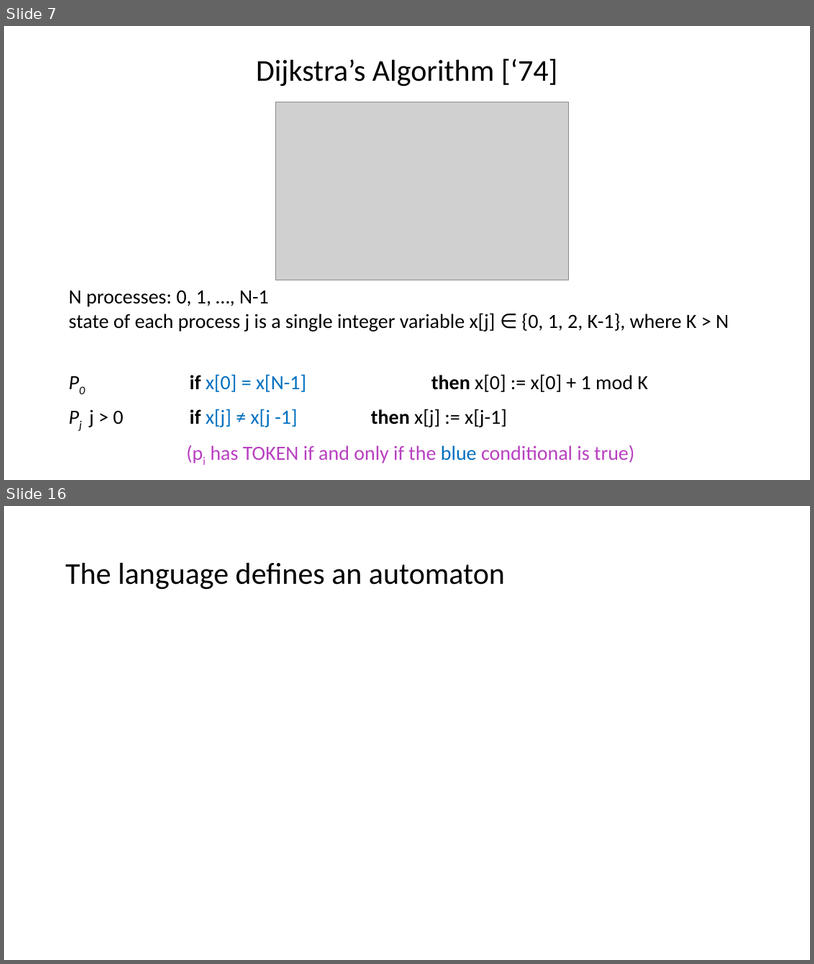
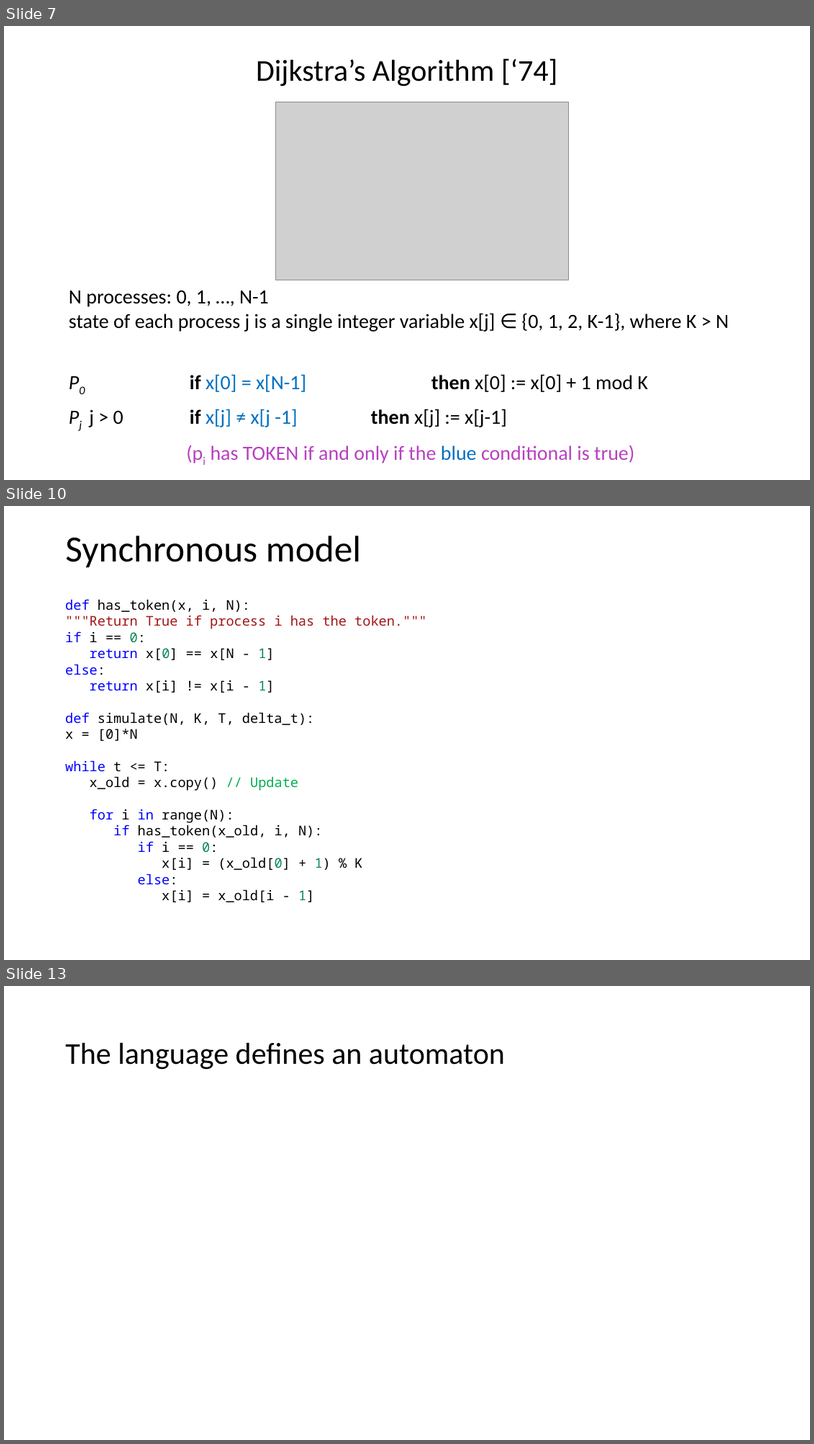
Before and after one commit to sayanmitracode/cpsbooksite, a slide deck: Slides/2025/L2_ModelingComputation.pptx. Shown one above the other, each under a label of ours: slides 7 and 16 before the commit, slides 7, 10 and 13 after it; the slides between them are not shown. The pictures are 814x964 and 814x1444 pixels, drawn with LibreOffice and Linux fonts; fonts in the diff are those of the drawing; grey boxes stand for pictures. Boxes give left, top, right and bottom in pixels: in the first picture for what was removed or moved away, otherwise in the second. Text is boxed around its words. In the diff, an @@ line names an element or a change of style, - is before the commit and + after.

```diff
--- a/Slides/2025/L2_ModelingComputation.pptx
+++ b/Slides/2025/L2_ModelingComputation.pptx
@@ slide 10 added at box(4, 506, 810, 960), background #FFFFFF @@
@@ title added at box(65, 536, 361, 568), 44 pt, text #000000 @@
+Synchronous model
@@ text added at box(65, 599, 427, 902), 16 pt, text #000000 @@
+def has_token(x, i, N):
+"""Return True if process i has the token."""
+if i == 0:
+return x[0] == x[N - 1]
+else:
+return x[i] != x[i - 1]
+def simulate(N, K, T, delta_t):
+x = [0]*N
+while t <= T:
+x_old = x.copy() // Update
+for i in range(N):
+if has_token(x_old, i, N):
+if i == 0:
+x[i] = (x_old[0] + 1) % K
+else:
+x[i] = x_old[i - 1]
@@ what was slide 16 is now slide 13 @@
```
Also in this commit, not shown: 2 slides changed, 3 other slides added, 3 slides removed, 5 other files.
